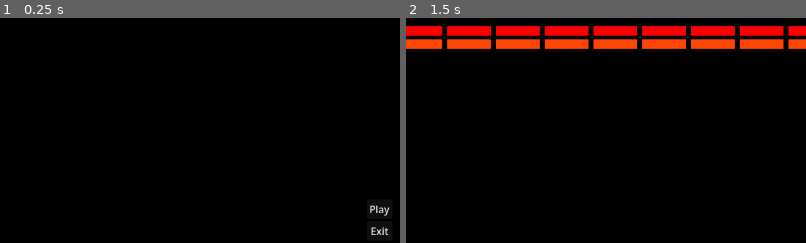
Above: before the commit, frames 1-2 (left to right).
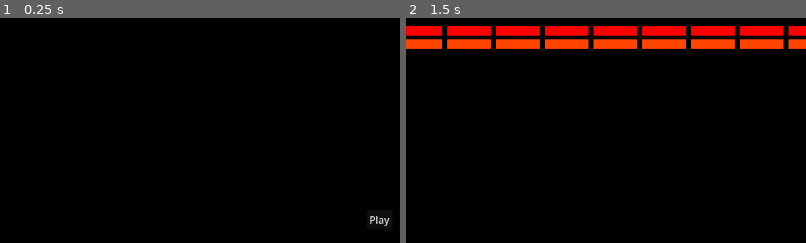
Above: after the commit, the same moments.

Repository: jordonbigelow/Can-You-Breakout
Game: Godot game, scene res://Scenes/main_menu.tscn
Two runs of this game, one before a commit and one after it. Both use one fixed random seed, a clock stepped at 60 frames per second and the inputs below. Sound files missing from this copy of the repository are replaced by a short silence.
Inputs:
- Up to frame 1 (0.25 s): no input
- Up to frame 2 (1.5 s): click "Play" at 0.5 s; click "Play" at 1.25 s
The pictures show only the part of the screen within x 2-52%, y 5-55%; the shares and areas given below are measured in that part.

The runs differ from the first frame. In frame 1, 0.3% of the frame differs, in the area x 92-98%, y 83-97%; in frame 2, nothing differs.

Commit message:
fixed a bug that was calculating the score between levels incorrectly

Diff:
--- a/Scenes/main_menu.tscn
+++ b/Scenes/main_menu.tscn
@@ -35,6 +35,7 @@
 text = "Play"
 
 [node name="ExitButton" type="Button" parent="CenterContainer/VBoxContainer" unique_id=1775116263]
+visible = false
 layout_mode = 2
 text = "Exit"
 
--- a/Scripts/game_scene.gd
+++ b/Scripts/game_scene.gd
@@ -75,11 +75,7 @@
 	print("you died")
 
 func _on_level_ball_broke_out(_score: int) -> void:
-	if current_level != level4:
-		current_score += _score
-	else:
-		current_score = _score
-
+	current_score = _score
 	_switch_level.call_deferred()
 
 func _on_level_ball_hit_brick() -> void:
